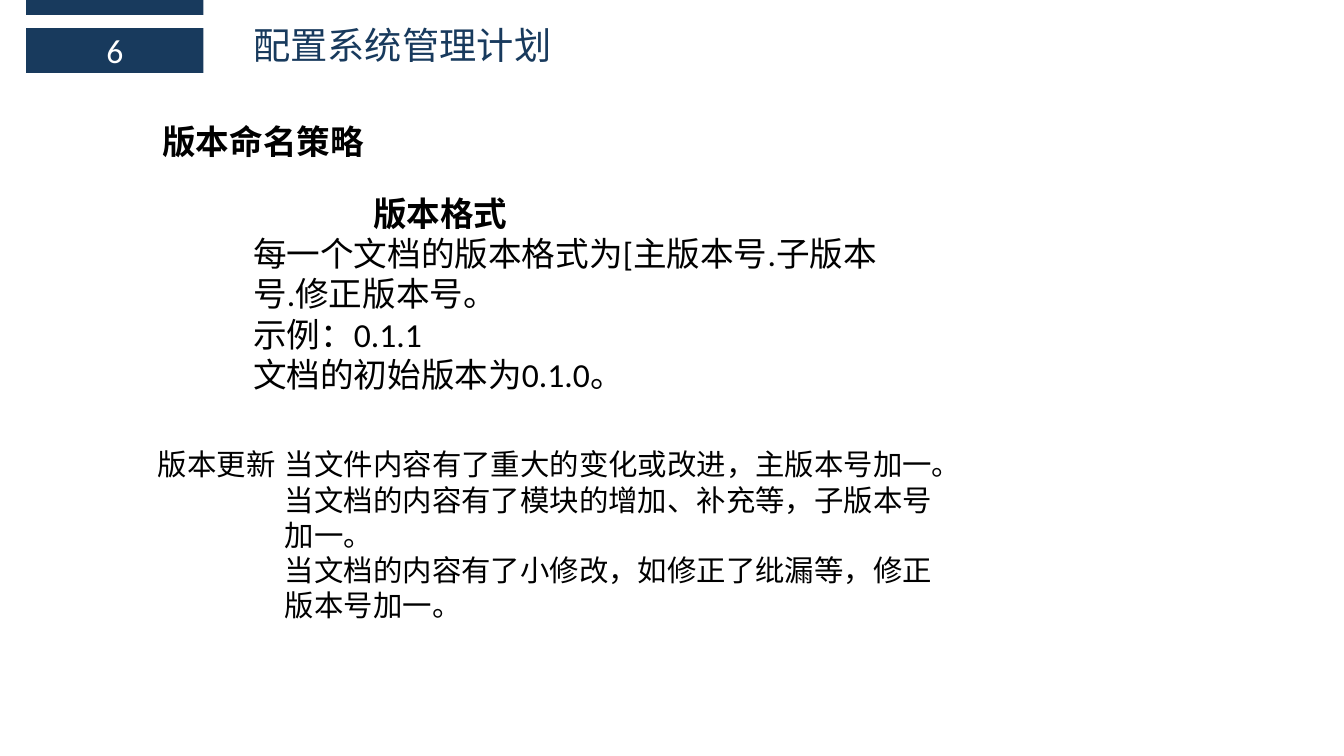
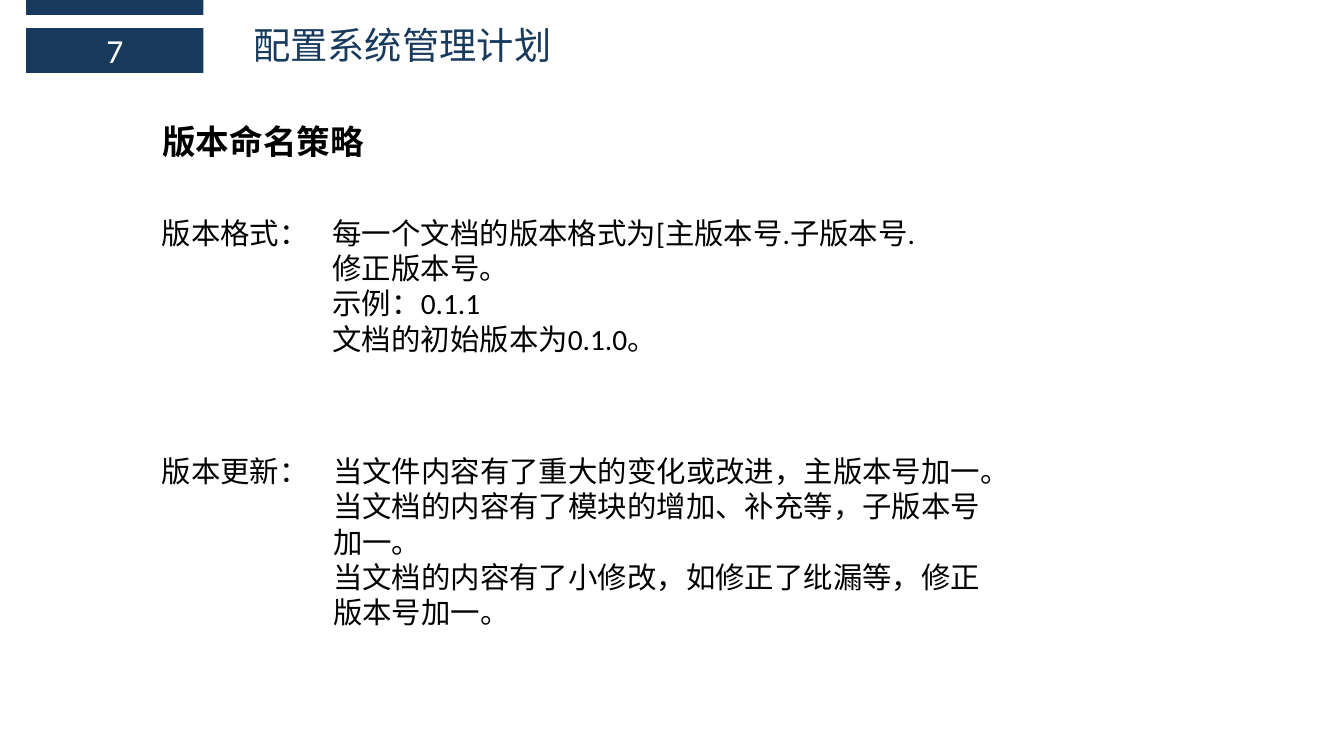
Before and after one commit to boboHh/AssistantTeaching, a slide deck: slide 27 of 受控文档/03-需求工程项目计划/PRD2018-G11-需求工程项目计划PPT.pptx (slide 25 before the commit). Drawn at 1344x756 pixels with LibreOffice and Linux fonts; fonts in the diff are those of the drawing. Boxes give left, top, right and bottom in pixels: in the first picture for what was removed or moved away, otherwise in the second. Text is boxed around its words. In the diff, an @@ line names an element or a change of style, - is before the commit and + after.

Commit message:
修改需求工程PPT

```diff
--- a/受控文档/03-需求工程项目计划/PRD2018-G11-需求工程项目计划PPT.pptx
+++ b/受控文档/03-需求工程项目计划/PRD2018-G11-需求工程项目计划PPT.pptx
@@ text in rectangle at bbox=[106, 41, 123, 63]: text changed @@
-6
+7
@@ text at bbox=[373, 197, 507, 229]: paragraph removed @@
-    版本格式
@@ text added at bbox=[162, 219, 309, 247], 21 pt, text #000000 @@
+版本格式：
@@ text "每一个文档的版本格式为[主版本号.子版本号.修正版本号。": place and size @@
-text "每一个文档的版本格式为[主版本号.子版本号.修正版本号。" at bbox=[253, 197, 877, 390]
+text "每一个文档的版本格式为[主版本号.子版本号.修正版本号。" at bbox=[333, 219, 915, 353]
@@ text "每一个文档的版本格式为[主版本号.子版本号.修正版本号。" at bbox=[333, 219, 915, 353]: size 24 to 21 pt @@
@@ text "当文件内容有了重大的变化或改进，主版本号加一。": place and size @@
-text "当文件内容有了重大的变化或改进，主版本号加一。" at bbox=[285, 450, 961, 619]
+text "当文件内容有了重大的变化或改进，主版本号加一。" at bbox=[333, 457, 1009, 626]
@@ text at bbox=[162, 457, 309, 485]: text changed @@
-版本更新
+版本更新：
```
Also in this commit, not shown: 6 other slides changed, 2 slides added, 1 other file.
